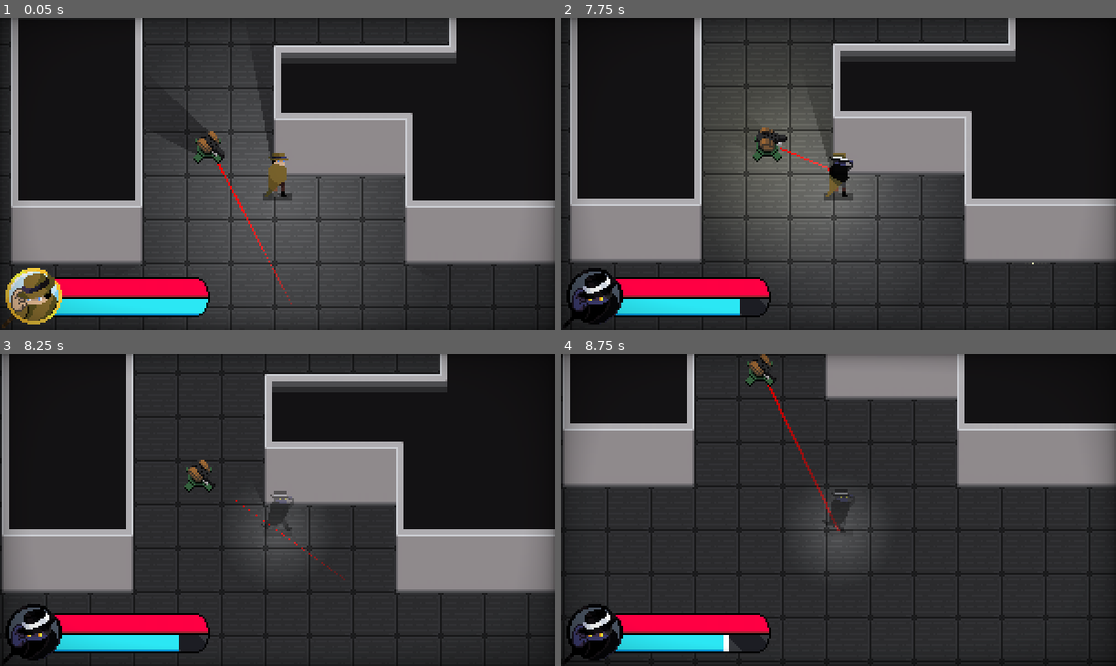
Above: before the commit, frames 1-4 (two rows, left to right).
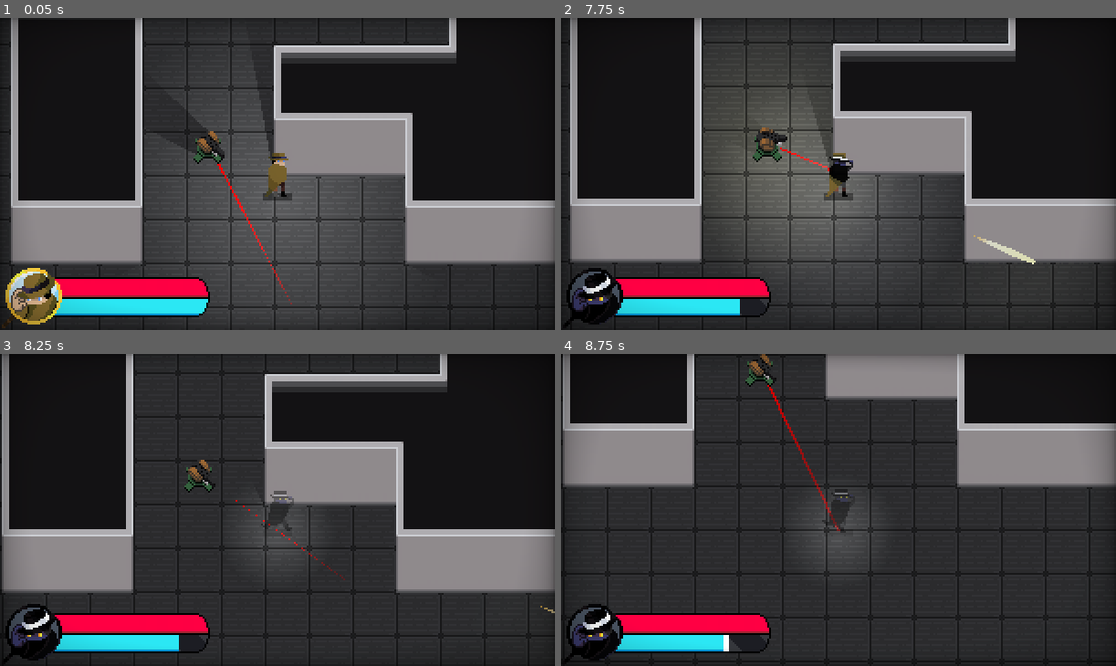
Above: after the commit, the same moments.

Repository: Cabidge/SGD1
Game: Godot game, scene res://assets/Main.tscn
Two runs of this game, one before a commit and one after it. Both use one fixed random seed, a clock stepped at 60 frames per second and the inputs below. The engine's default icon, where the game draws it, is replaced by a stand-in: a white triangle on a blue panel in a dark square.
Inputs (mouse positions are in pixels of both pictures, inside the frame that each line leads up to):
- Up to frame 1 (0.05 s): no input
- Up to frame 2 (7.75 s): move the mouse to (960, 158) at 0.52 s; press the mouse at (960, 158) at 0.53 s; hold D (move_right) 0.53-1.28 s; move the mouse to (727, 189) at 1.27 s; release the mouse at (727, 189) at 1.28 s; hold S (move_down) 1.28-2.03 s; right-click (727, 189) at 1.35 s; move the mouse to (894, 105) at 2.02 s; press the mouse at (894, 105) at 2.03 s; hold D (move_right) 2.03-2.78 s; move the mouse to (810, 236) at 2.77 s; release the mouse at (810, 236) at 2.78 s; hold W (move_up) 2.78-3.53 s; right-click (810, 236) at 2.85 s; move the mouse to (1005, 220) at 3.52 s; press the mouse at (1005, 220) at 3.53 s; hold A (move_left) 3.53-5.03 s; move the mouse to (672, 127) at 4.27 s; release the mouse at (672, 127) at 4.28 s; right-click (672, 127) at 4.35 s; move the mouse to (866, 174) at 5.02 s; press the mouse at (866, 174) at 5.03 s; hold S (move_down) 5.03-5.78 s; move the mouse to (755, 96) at 5.77 s; release the mouse at (755, 96) at 5.78 s; hold D (move_right) 5.78-6.53 s; right-click (755, 96) at 5.85 s; move the mouse to (960, 158) at 6.52 s; press the mouse at (960, 158) at 6.53 s; hold W (move_up) 6.53-7.28 s; move the mouse to (727, 189) at 7.27 s; release the mouse at (727, 189) at 7.28 s; hold D (move_right) from 7.28 s (still down); right-click (727, 189) at 7.35 s
- Up to frame 3 (8.25 s): move the mouse to (333, 441) at 8.02 s; release D (move_right) at 8.03 s; press the mouse at (333, 441) at 8.03 s; hold S (move_down) from 8.03 s (still down)
- Up to frame 4 (8.75 s): keep holding S (move_down)

Frame 1 is identical in both runs. In frame 2, 0.2% of the frame differs, in the area x 74-86%, y 69-79%; in frame 3, less than 0.1%; in frame 4, nothing differs.

Commit message:
Bullet sparks

Diff:
--- a/assets/Main.tscn
+++ b/assets/Main.tscn
@@ -14,6 +14,7 @@
 [ext_resource path="res://assets/ui/vitals/VitalBar3.png" type="Texture" id=12]
 [ext_resource path="res://assets/ui/vitals/VitalBar4.png" type="Texture" id=13]
 [ext_resource path="res://assets/turret/Turret.tscn" type="PackedScene" id=14]
+[ext_resource path="res://assets/projectiles/bullet/BulletSpark.tscn" type="PackedScene" id=15]
 
 [sub_resource type="TileSet" id=1]
 0/name = "Floor.png 0"
@@ -409,3 +410,6 @@
 
 [node name="ColorModule" type="CanvasModulate" parent="."]
 color = Color( 0.862745, 0.87451, 0.913725, 1 )
+
+[node name="BulletSpark" parent="." instance=ExtResource( 15 )]
+position = Vector2( 450, 209 )
--- a/assets/projectiles/bullet/Bullet.gd
+++ b/assets/projectiles/bullet/Bullet.gd
@@ -1,4 +1,6 @@
 extends "res://assets/projectiles/Projectile.gd"
+
+var spark_scene = load("res://assets/projectiles/bullet/BulletSpark.tscn")
 
 onready var light = $Light2D
 
@@ -9,3 +11,12 @@
 
 func _on_Timer_timeout():
 	call_deferred("free")
+
+
+func _on_Bullet_collided(collision : KinematicCollision2D):
+	var spark = spark_scene.instance()
+	spark.position = position
+	get_parent().add_child(spark)
+	spark.emitting = true
+
+	spark.look_at(collision.normal + spark.position)
--- a/assets/projectiles/bullet/Bullet.tscn
+++ b/assets/projectiles/bullet/Bullet.tscn
@@ -37,4 +37,5 @@
 wait_time = 8.0
 one_shot = true
 autostart = true
+[connection signal="collided" from="." to="." method="_on_Bullet_collided"]
 [connection signal="timeout" from="Timer" to="." method="_on_Timer_timeout"]
--- /dev/null
+++ b/assets/projectiles/bullet/BulletSpark.tscn
@@ -0,0 +1,38 @@
+[gd_scene load_steps=4 format=2]
+
+[sub_resource type="Curve" id=2]
+_data = [ Vector2( 0, 1 ), 0.0, 0.0, 0, 0, Vector2( 0.385321, 0.867045 ), 0.0, 0.0, 0, 0, Vector2( 1, 0 ), 0.0, 0.0, 0, 0 ]
+
+[sub_resource type="CurveTexture" id=3]
+curve = SubResource( 2 )
+
+[sub_resource type="ParticlesMaterial" id=1]
+emission_shape = 2
+emission_box_extents = Vector3( 1, 3, 1 )
+flag_disable_z = true
+spread = 71.15
+gravity = Vector3( 0, 0, 0 )
+initial_velocity = 32.0
+initial_velocity_random = 0.43
+angular_velocity = 720.0
+angular_velocity_random = 1.0
+orbit_velocity = 0.0
+orbit_velocity_random = 0.0
+damping = 25.64
+damping_random = 0.09
+scale = 2.0
+scale_random = 0.5
+scale_curve = SubResource( 3 )
+
+[node name="BulletSpark" type="Particles2D"]
+emitting = false
+amount = 1
+one_shot = true
+explosiveness = 1.0
+process_material = SubResource( 1 )
+
+[node name="Timer" type="Timer" parent="."]
+wait_time = 2.0
+one_shot = true
+autostart = true
+[connection signal="timeout" from="Timer" to="." method="free" flags=3]
--- a/assets/projectiles/bullet/Trail.gd
+++ b/assets/projectiles/bullet/Trail.gd
@@ -6,7 +6,7 @@
 onready var line = $Line2D
 
 func _physics_process(delta):
-	global_position = Vector2.ZERO
+	global_position = Vector2(0,-2)
 
 	line.add_point(bullet.global_position)
 	while line.get_point_count() > LENGTH:
--- a/assets/turret/Turret.gd
+++ b/assets/turret/Turret.gd
@@ -57,7 +57,7 @@
 
 func fire():
 	var bullet = bullet_scene.instance()
-	bullet.position = global_position + Vector2.UP * 2
+	bullet.position = global_position
 	get_parent().add_child(bullet)
 	bullet.fire_at_angle(angle)
 
Not shown: 1 places in assets/Main.tscn that only renumber resources
